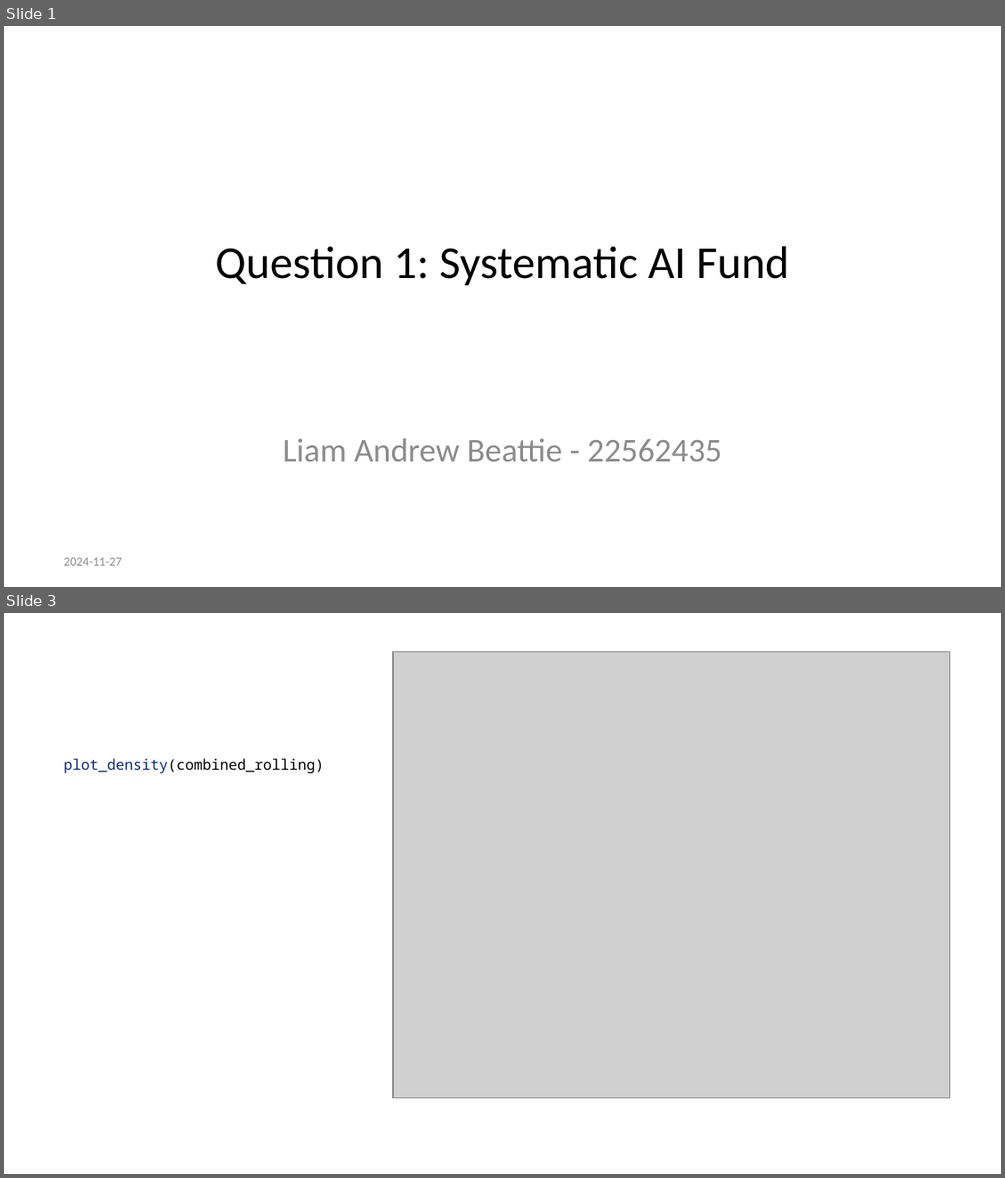
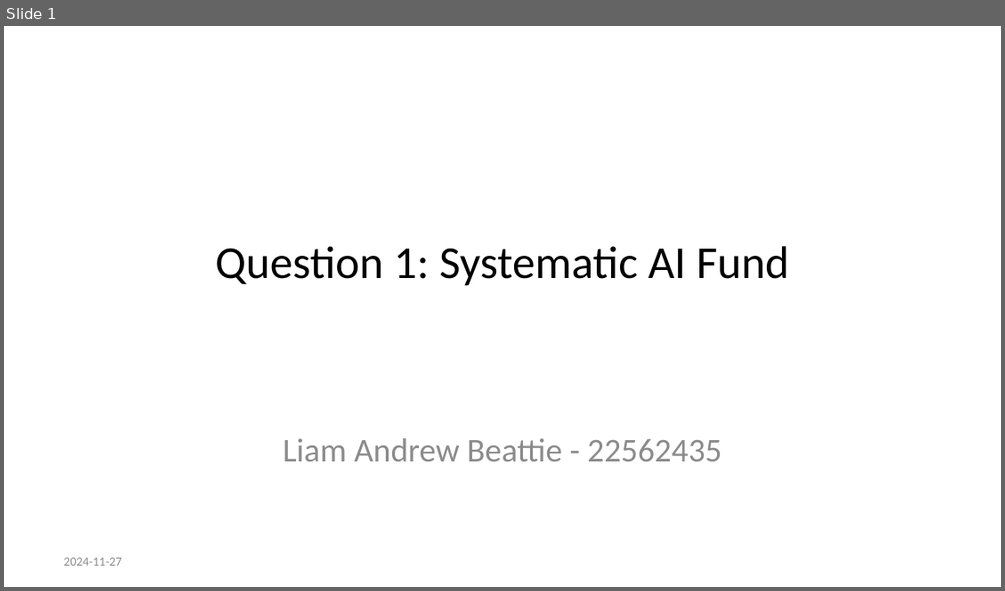
Before and after one commit to 22562435/22562435-FinEcosExam, a slide deck: Questions/Question 1/README.pptx. Shown one above the other, each under a label of ours: slides 1 and 3 before the commit, slide 1 after it; the slides between them are not shown. The pictures are 1005x1178 and 1005x591 pixels, drawn with LibreOffice and Linux fonts; fonts in the diff are those of the drawing; grey boxes stand for pictures. Boxes give left, top, right and bottom in pixels: in the first picture for what was removed or moved away, otherwise in the second. Text is boxed around its words. In the diff, an @@ line names an element or a change of style, - is before the commit and + after.

```diff
--- a/Questions/Question 1/README.pptx
+++ b/Questions/Question 1/README.pptx
@@ slide 3 removed at [4,613,1001,1174], background #FFFFFF @@
@@ picture removed at [393,652,949,1097] @@
@@ text removed at [64,758,324,773] @@
-plot_density(combined_rolling)
```
Also in this commit, not shown: 3 slides added, 4 other slides removed, 17 other files.
